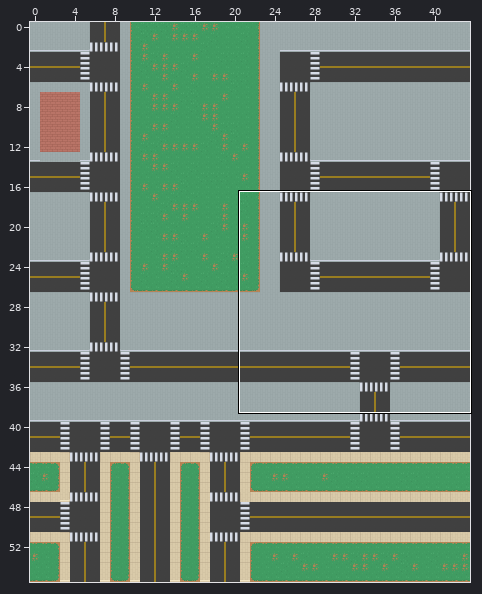
Two versions of a level (LDtk project, Assets/two.ldtk). The picture above shows the old version from afar; the outline marks the close-up.
Close-up. Before:
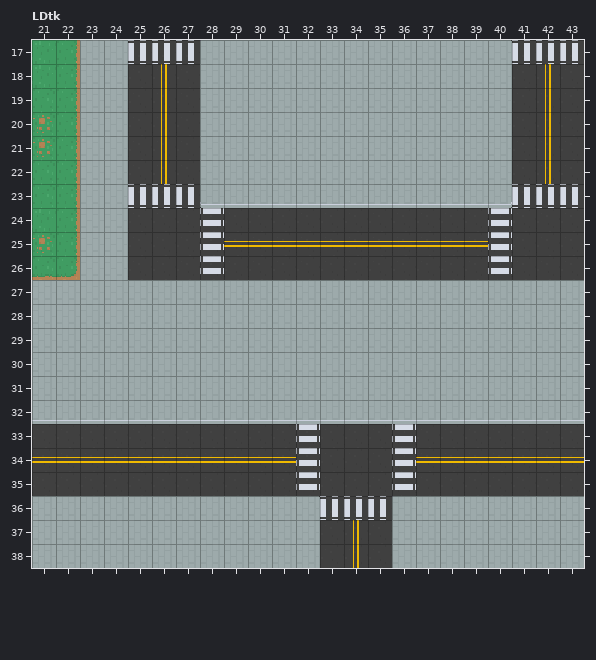
Cells are 16x16 px. Shown: LDtk x 21..43, y 17..38. The commit also changed other parts of the map, which this record leaves out.
New version:
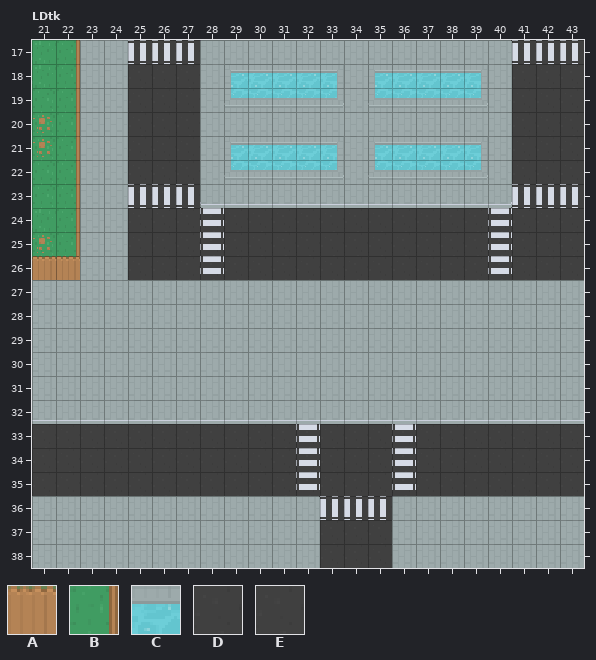
Key: from "Colliders": A 2 "Fence", B 4 "Fence_right", C 5 "Water"; from "Drivable": D 1 "Road"; from "Walkable": E 2 "Road".
_ is an empty cell.
Tiles of an added or newly shown layer are drawn over the layers below it.
Diff:
Layer "Drivable" (added):
Tile D now appears in rows 18 to 22 at x 26 and 42; in row 25 at x 29 to 39; in row 34 at x 21 to 31 and 37 to 43; in rows 37 to 38 at x 34.
Layer "Walkable":
The author cleared tile E in rows 18 to 22 at x 26 and 42; in row 25 at x 29 to 39; in row 34 at x 21 to 31 and 37 to 43; in rows 37 to 38 at x 34.
Layer "Colliders" (added):
Tile A now appears in row 26 at x 21 to 22.
Tile B now appears in rows 17 to 25 at x 22.
Tile C now appears in rows 18 to 19 at x 29 to 33 and 35 to 39; in rows 21 to 22 at x 29 to 33 and 35 to 39.
